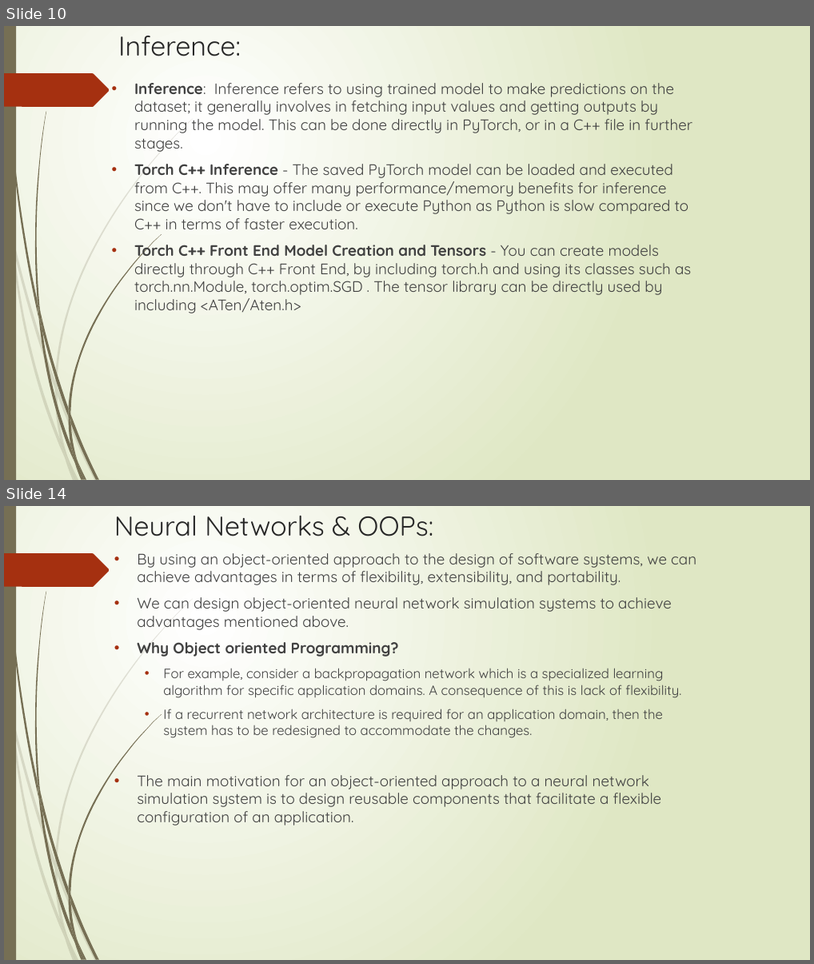
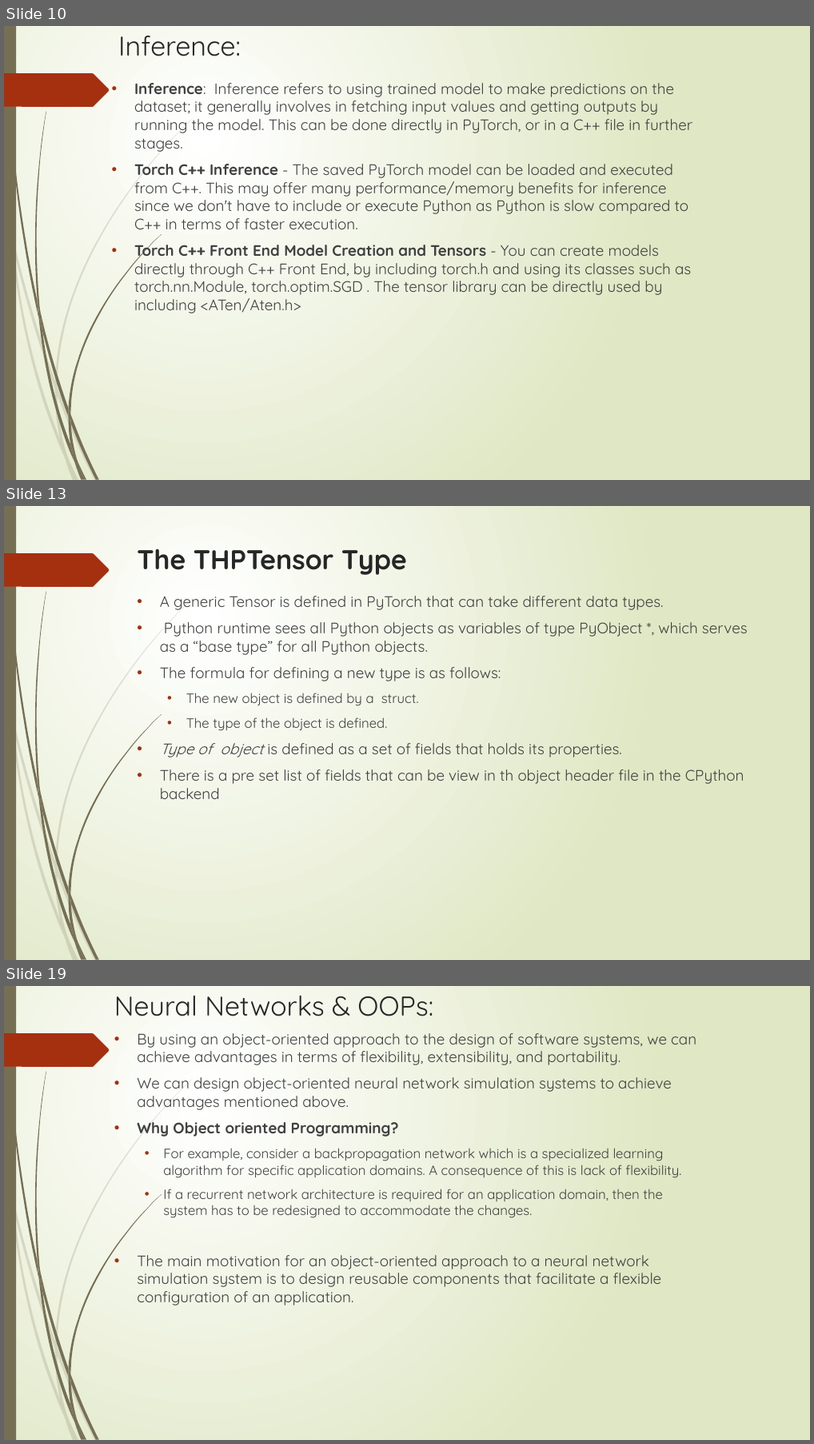
Before and after one commit to DivJAth/OOADPytorch, a slide deck: Grad_Presentation.pptx. Shown one above the other, each under a label of ours: slides 10 and 14 before the commit, slides 10, 13 and 19 after it; the slides between them are not shown. The pictures are 814x964 and 814x1444 pixels, drawn with LibreOffice and Linux fonts; fonts in the diff are those of the drawing. Boxes give left, top, right and bottom in pixels: in the first picture for what was removed or moved away, otherwise in the second. Text is boxed around its words. In the diff, an @@ line names an element or a change of style, - is before the commit and + after.

```diff
--- a/Grad_Presentation.pptx
+++ b/Grad_Presentation.pptx
@@ slide 13 added at (4,506,810,960), background gradient #FFFFFF to #DFE8C4; not listed: 24 template elements that a slide beside it also shows @@
@@ title added at (137,549,407,575), 32.4 pt, text #262626, bold @@
+The THPTensor Type
@@ text added at (160,596,748,799), 18 pt, text #404040 @@
+• A generic Tensor is defined in PyTorch that can take different data types.
+• Python runtime sees all Python objects as variables of type PyObject *, which serves as a “base type” for all Python objects.
+• The formula for defining a new type is as follows:
+  • The new object is defined by a struct.
+  • The type of the object is defined.
+• Type of object is defined as a set of fields that holds its properties.
+• There is a pre set list of fields that can be view in th object header file in the CPython backend
@@ what was slide 14 is now slide 19 @@
```
Also in this commit, not shown: 2 slides changed, 8 other slides added, 2 slides removed, 1 other file.
